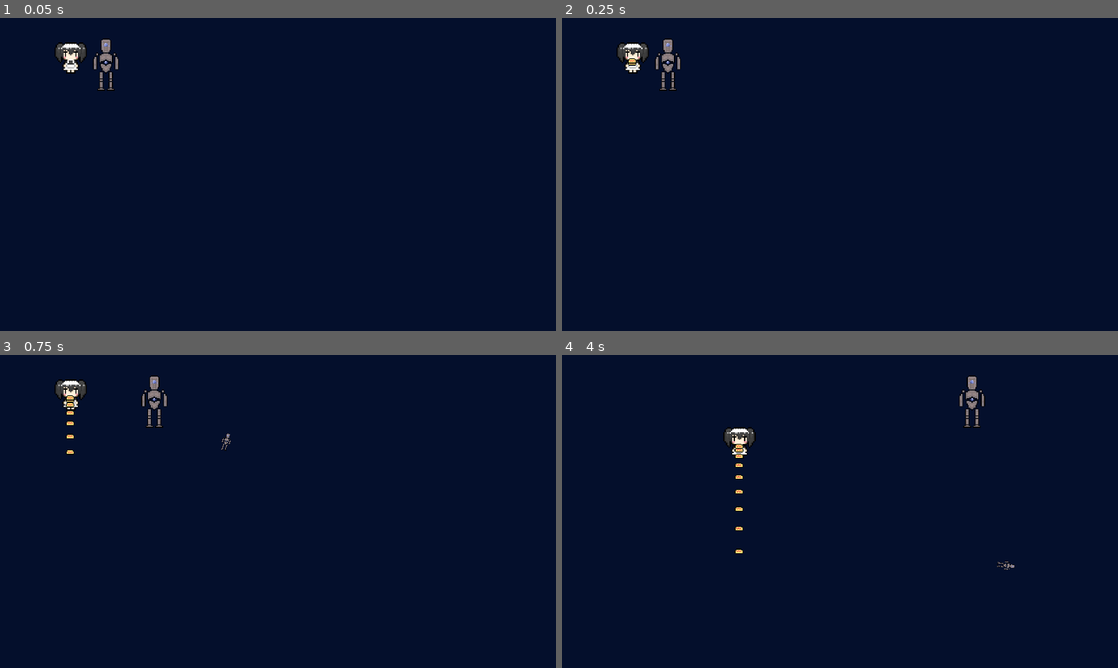
Above: before the commit, frames 1-4 (two rows, left to right).
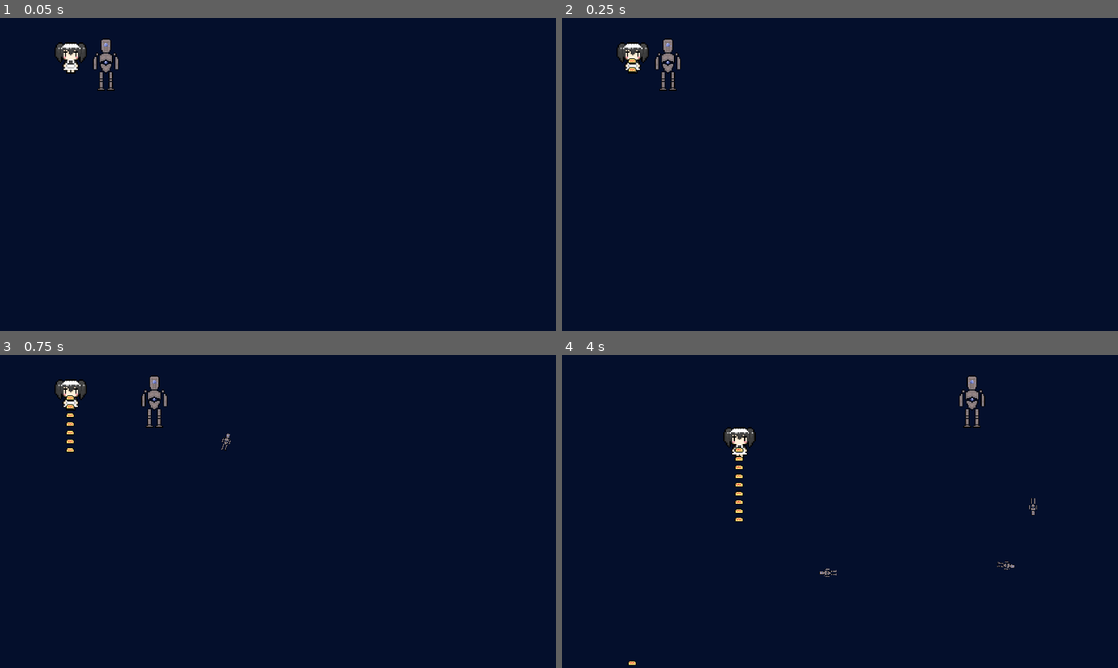
Above: after the commit, the same moments.

Repository: DIceEvYo/LeftToProtect
Game: Godot game, scene res://node_2d.tscn
Same seed, same stepped clock (60 frames per second), same inputs: the game is played once before the commit and once after it.
Inputs (mouse positions are in pixels of both pictures, inside the frame that each line leads up to):
- Up to frame 1 (0.05 s): no input
- Up to frame 2 (0.25 s): no input
- Up to frame 3 (0.75 s): tap Enter at 0.5 s; move the mouse to (400, 495) at 0.52 s; hold Right (right) from 0.53 s (still down); tap Space (shoot) at 0.6 s
- Up to frame 4 (4 s): tap 4 (heat_seeking_golems, bound only after the commit) at 0.8, 1.35 s; move the mouse to (728, 527) at 1.27 s; release Right (right) at 1.28 s; hold Down (down) 1.28-2.03 s; tap 1 (shield, bound only after the commit) at 1.55, 2.1 s; move the mouse to (895, 442) at 2.02 s; hold Right (right) 2.03-2.78 s; tap 3 (spawn_golems, bound only after the commit) at 2.3, 2.85 s; move the mouse to (812, 574) at 2.77 s; hold Up (up) 2.78-3.53 s; tap 2 (spinning_bullet, bound only after the commit) at 3.05, 3.6 s; move the mouse to (1006, 558) at 3.52 s; hold Left (left) from 3.53 s (still down); tap Space (shoot) at 3.8 s

Frame 1 is identical in both runs. In frame 2, less than 0.1% of the frame differs, in the area x 11-14%, y 14-18%; in frame 3, 0.2%; in frame 4, 0.4%, in the area x 11-86%, y 28-100%.

Commit message:
Shield and spinning attack developed.

Diff:
--- a/Maid/MaidBullet.tscn
+++ b/Maid/MaidBullet.tscn
@@ -16,6 +16,9 @@
 
 [sub_resource type="RectangleShape2D" id="RectangleShape2D_hwnac"]
 size = Vector2(10, 6)
+
+[sub_resource type="RectangleShape2D" id="RectangleShape2D_m52cg"]
+size = Vector2(30, 18)
 
 [node name="MaidBullet" type="RigidBody2D"]
 collision_layer = 16
@@ -33,3 +36,9 @@
 [node name="CollisionShape2D" type="CollisionShape2D" parent="."]
 scale = Vector2(3, 3)
 shape = SubResource("RectangleShape2D_hwnac")
+
+[node name="Area2D" type="Area2D" parent="."]
+collision_layer = 16
+
+[node name="CollisionShape2D" type="CollisionShape2D" parent="Area2D"]
+shape = SubResource("RectangleShape2D_m52cg")
--- a/Maid/Scripts/maid.gd
+++ b/Maid/Scripts/maid.gd
@@ -91,16 +91,20 @@
 	get_tree().reload_current_scene()
 
 
-func take_damage() -> void:
-	health -= 10
+func take_damage( value : int ) -> void:
+	print(value)
+	health -= value
+
+	if health <= 0:
+		kill()
 
 
 
 func _on_area_2d_body_entered(body: Node2D) -> void:
-	if "Bullet" == body.name:
+	if "Bullet" in body.name:
 
 		# Reduce health.
-		take_damage()
+		take_damage(10)
 
 	# Calls for player to take damage.
 	elif "Player" == body.name:
--- /dev/null
+++ b/Player/Scripts/SpinningGolemBullet.gd
@@ -0,0 +1,45 @@
+extends RigidBody2D
+
+var bullet_speed : int = 1000
+var direction = Vector2.ZERO
+var spinning_multiplier : int = 0
+
+# Called when the node enters the scene tree for the first time.
+func _ready() -> void:
+	$AnimatedSprite2D.play("spinning_golem_bullet")
+	# Initial velocity.
+	linear_velocity = direction * bullet_speed
+	# Gravity bye-bye.
+	gravity_scale = 0
+	# Sets rotation to match movement direction.
+	#rotation = direction.angle()
+
+
+# Called every frame. 'delta' is the elapsed time since the previous frame.
+func _process( delta: float ) -> void:
+	position += direction * bullet_speed * delta
+
+	if !get_viewport_rect().has_point(position):
+		queue_free()
+
+
+func _physics_process( delta : float ) -> void:
+	# Keeps bullet moving.
+	linear_velocity = direction * bullet_speed
+
+
+# Checks if maid or maid bullet enters.
+func _on_area_2d_area_entered(area: Area2D) -> void:
+	# If it was maid bullet, removes it from sight and increase size.
+	if "Body" in area.get_parent().name:
+		area.get_parent().visible = false
+		area.queue_free()
+		spinning_multiplier += 1
+		$AnimatedSprite2D.scale.x *= 1.2
+		$AnimatedSprite2D.scale.y *= 1.2
+		$CollisionShape2D.scale.x *= 1.2
+		$CollisionShape2D.scale.y *= 1.2
+
+	# If maid, deals damage.
+	elif "Maid" == area.get_parent().name:
+		area.get_parent().take_damage(spinning_multiplier * 10)
--- a/Player/Scripts/player.gd
+++ b/Player/Scripts/player.gd
@@ -10,10 +10,24 @@
 
 # Player stats
 var health = 50
+var invincible = false
+
+########################### Player abilities.
+# 1. Shield. Blocks one hit. 5 second cooldown.
 var shield_active = false
-var invincible = false
-
-# Bullet-related information perhaps
+var shield_cooldown = false
+
+# 2. Spinning Golem bullet. Comes out spinning, every enemy bullet it hits increases its size.
+var spinning_bullet = preload("res://Player/SpinningPlayerBullet.tscn")
+var spinning_bullet_cooldown = false
+
+# 3. Spawn Golem 'Power Rangers.' Load five different-colored Golem sprites to reuse code. Have them slowly advance towards enemy and shoot.
+
+
+# 4. Heat-seeking baby-golems that blow up and do damage on contact.
+
+
+# Bullet-related information. Perhaps have mode where shoot rapid fast or accurate slow.
 var bullet_speed : int = 1000
 var bullet = preload("res://Player/bullet.tscn")
 
@@ -42,8 +56,23 @@
 
 # The physics part of game.
 func _physics_process(delta):
+	# Shoots bullet if player presses space or LMB.
 	if Input.is_action_just_pressed("shoot"):
-		fire()
+		fire("shoot")
+
+	# Activates shield if player presses E.
+	if Input.is_action_just_pressed("shield"):
+		shield()
+
+	if Input.is_action_just_pressed("spinning_bullet"):
+		fire("spinning_bullet")
+
+	if Input.is_action_just_pressed("spawn_golems"):
+		pass
+
+	if Input.is_action_just_pressed("heat_seeking_golems"):
+		pass
+
 	move_and_slide()
 
 
@@ -79,7 +108,6 @@
 	# animation_player is what we want played, so we call the play() function, and it plays the
 	# specified animation, in this case being "idle_down/up/side"
 	animation_player.play(state + "_" + AnimDirection())
-	pass
 
 
 # Function allows for dynamic change of direction.
@@ -94,9 +122,16 @@
 
 
 # Player shoots. Sends projectile.
-func fire():
-	# New bullet
-	var bullet_instance = bullet.instantiate()
+func fire( attack : String ):
+	var bullet_instance
+
+	if attack == "shoot":
+		# New regular bullet.
+		bullet_instance = bullet.instantiate()
+
+	elif attack == "spinning_bullet":
+		# New spinning bullet.
+		bullet_instance = spinning_bullet.instantiate()
 
 	# Calculates direction of mouse position.
 	var target_position = get_global_mouse_position()
@@ -106,11 +141,40 @@
 	bullet_instance.position = position
 	get_parent().add_child(bullet_instance)
 
-
-# Golem second ability. Creates sheild that blocks one attack. Destroyed afterwards. Can take 3-5 seconds to create another.
+	return
+
+
+######### Golem first ability. Creates sheild that blocks one attack. Destroyed afterwards. Can take 3-5 seconds to create another.
 func shield() -> void:
+	if shield_cooldown:
+		print("Shield on cooldown.")
+		return
+
+	shield_active = true
+	shield_cooldown = true
+	print("Shield activated.")
+	get_node("Shield_Cooldown_Timer").start()
+	return
+
+
+func _on_shield_cooldown_timer_timeout() -> void:
+	# Cooldown is 5 seconds.
+	shield_cooldown = false
+	print("Shield ready.")
+	return
+
+
+######## Golem second ability. A spinning golem bullet is shot, and grows bigger the more enemy bullets it absorbs.
+func spinning_golem_bullet() -> void:
+	fire("spinning_bullet")
+
+
+######## Golem third ability. 'Power ranger golems'. On use, spawns several golemns to fight alongside you.
+func golem_spawn() -> void:
 	pass
 
+
+######## Golem fourth ability. Heat-seekers. Several shot out and move towards enemy. On contact, blows up and damages them.
 
 # Called when player is hita. Stays invincible for a bit.
 func invincibility_frame() -> void:
--- /dev/null
+++ b/Player/SpinningPlayerBullet.tscn
@@ -0,0 +1,61 @@
+[gd_scene load_steps=9 format=3 uid="uid://beohtq5vcsqgb"]
+
+[ext_resource type="Script" path="res://Player/Scripts/SpinningGolemBullet.gd" id="1_3fof4"]
+[ext_resource type="Texture2D" uid="uid://c7hss1ojutfmy" path="res://Player/Sprites/GolemSprite-0001.png" id="2_wwt7t"]
+[ext_resource type="Texture2D" uid="uid://4rfn5rh75w54" path="res://Player/Sprites/GolemSprite-0002.png" id="3_v8rm6"]
+[ext_resource type="Texture2D" uid="uid://cg7e0qnf6b3h5" path="res://Player/Sprites/GolemSprite-0003.png" id="4_gjyxk"]
+[ext_resource type="Texture2D" uid="uid://chqosk2qlp7pk" path="res://Player/Sprites/GolemSprite-0004.png" id="5_4jcji"]
+
+[sub_resource type="RectangleShape2D" id="RectangleShape2D_sl6qv"]
+size = Vector2(61, 62)
+
+[sub_resource type="SpriteFrames" id="SpriteFrames_rrhcq"]
+animations = [{
+"frames": [],
+"loop": true,
+"name": &"default",
+"speed": 5.0
+}, {
+"frames": [{
+"duration": 0.1,
+"texture": ExtResource("2_wwt7t")
+}, {
+"duration": 0.1,
+"texture": ExtResource("3_v8rm6")
+}, {
+"duration": 0.1,
+"texture": ExtResource("4_gjyxk")
+}, {
+"duration": 0.1,
+"texture": ExtResource("5_4jcji")
+}],
+"loop": true,
+"name": &"spinning_golem_bullet",
+"speed": 60.0
+}]
+
+[sub_resource type="RectangleShape2D" id="RectangleShape2D_fygim"]
+size = Vector2(61, 62)
+
+[node name="SpinningPlayerBullet" type="RigidBody2D"]
+collision_layer = 4
+collision_mask = 24
+script = ExtResource("1_3fof4")
+
+[node name="CollisionShape2D" type="CollisionShape2D" parent="."]
+position = Vector2(-0.5, 0)
+shape = SubResource("RectangleShape2D_sl6qv")
+
+[node name="AnimatedSprite2D" type="AnimatedSprite2D" parent="."]
+sprite_frames = SubResource("SpriteFrames_rrhcq")
+animation = &"spinning_golem_bullet"
+
+[node name="Area2D" type="Area2D" parent="."]
+collision_layer = 4
+collision_mask = 24
+
+[node name="CollisionShape2D" type="CollisionShape2D" parent="Area2D"]
+position = Vector2(-0.5, 0)
+shape = SubResource("RectangleShape2D_fygim")
+
+[connection signal="area_entered" from="Area2D" to="." method="_on_area_2d_area_entered"]
--- a/Player/bullet.tscn
+++ b/Player/bullet.tscn
@@ -4,7 +4,7 @@
 [ext_resource type="Script" path="res://Player/Scripts/PlayerBullet.gd" id="1_xwlmo"]
 
 [sub_resource type="RectangleShape2D" id="RectangleShape2D_mopg8"]
-size = Vector2(32, 59)
+size = Vector2(32, 61)
 
 [node name="Bullet" type="RigidBody2D"]
 collision_layer = 4
--- a/Player/player.tscn
+++ b/Player/player.tscn
@@ -5,6 +5,10 @@
 [ext_resource type="Script" path="res://Player/Scripts/state_idle.gd" id="3_6s2qx"]
 [ext_resource type="Script" path="res://Player/Scripts/player_state_machine.gd" id="3_jk55v"]
 [ext_resource type="Script" path="res://Player/Scripts/state_walk.gd" id="4_rcqbb"]
+
+[sub_resource type="CapsuleShape2D" id="CapsuleShape2D_ascc1"]
+radius = 15.0
+height = 60.0
 
 [sub_resource type="Animation" id="Animation_3jnvy"]
 length = 0.001
@@ -138,12 +142,13 @@
 radius = 45.0
 height = 180.0
 
-[sub_resource type="CapsuleShape2D" id="CapsuleShape2D_ascc1"]
-radius = 15.0
-height = 60.0
-
 [node name="Player" type="CharacterBody2D"]
 script = ExtResource("1_cbm76")
+
+[node name="CollisionShape2D" type="CollisionShape2D" parent="."]
+position = Vector2(0, -20)
+scale = Vector2(3, 3)
+shape = SubResource("CapsuleShape2D_ascc1")
 
 [node name="Player" type="Area2D" parent="."]
 collision_layer = 2
@@ -177,10 +182,10 @@
 wait_time = 3.0
 one_shot = true
 
-[node name="CollisionShape2D" type="CollisionShape2D" parent="."]
-position = Vector2(0, -20)
-scale = Vector2(3, 3)
-shape = SubResource("CapsuleShape2D_ascc1")
+[node name="Shield_Cooldown_Timer" type="Timer" parent="."]
+wait_time = 5.0
+one_shot = true
 
 [connection signal="body_entered" from="Player" to="." method="_on_player_body_entered"]
 [connection signal="timeout" from="Invincible_Frame_Timer" to="." method="_on_invincible_frame_timer_timeout"]
+[connection signal="timeout" from="Shield_Cooldown_Timer" to="." method="_on_shield_cooldown_timer_timeout"]
--- a/project.godot
+++ b/project.godot
@@ -12,7 +12,7 @@
 
 config/name="LeftToProtect"
 run/main_scene="res://node_2d.tscn"
-config/features=PackedStringArray("4.2", "GL Compatibility")
+config/features=PackedStringArray("4.3", "GL Compatibility")
 config/icon="res://icon.svg"
 
 [display]
@@ -27,31 +27,52 @@
 
 up={
 "deadzone": 0.5,
-"events": [Object(InputEventKey,"resource_local_to_scene":fa …(175 unchanged characters)… ode":4194320,"key_label":0,"unicode":0,"echo":false,"script":null)
-, Object(InputEventKey,"resource_local_to_scene":false,"reso …(163 unchanged characters)… eycode":87,"key_label":0,"unicode":119,"echo":false,"script":null)
+"events": [Object(InputEventKey,"resource_local_to_scene":fa …(175 unchanged characters)… ode":4194320,"key_label":0,"unicode":0,"location":0,"echo":false,"script":null)
+, Object(InputEventKey,"resource_local_to_scene":false,"reso …(163 unchanged characters)… eycode":87,"key_label":0,"unicode":119,"location":0,"echo":false,"script":null)
 ]
 }
 down={
 "deadzone": 0.5,
-"events": [Object(InputEventKey,"resource_local_to_scene":fa …(175 unchanged characters)… ode":4194322,"key_label":0,"unicode":0,"echo":false,"script":null)
-, Object(InputEventKey,"resource_local_to_scene":false,"reso …(163 unchanged characters)… eycode":83,"key_label":0,"unicode":115,"echo":false,"script":null)
+"events": [Object(InputEventKey,"resource_local_to_scene":fa …(175 unchanged characters)… ode":4194322,"key_label":0,"unicode":0,"location":0,"echo":false,"script":null)
+, Object(InputEventKey,"resource_local_to_scene":false,"reso …(163 unchanged characters)… eycode":83,"key_label":0,"unicode":115,"location":0,"echo":false,"script":null)
 ]
 }
 left={
 "deadzone": 0.5,
-"events": [Object(InputEventKey,"resource_local_to_scene":fa …(175 unchanged characters)… ode":4194319,"key_label":0,"unicode":0,"echo":false,"script":null)
-, Object(InputEventKey,"resource_local_to_scene":false,"reso …(162 unchanged characters)… keycode":65,"key_label":0,"unicode":97,"echo":false,"script":null)
+"events": [Object(InputEventKey,"resource_local_to_scene":fa …(175 unchanged characters)… ode":4194319,"key_label":0,"unicode":0,"location":0,"echo":false,"script":null)
+, Object(InputEventKey,"resource_local_to_scene":false,"reso …(162 unchanged characters)… keycode":65,"key_label":0,"unicode":97,"location":0,"echo":false,"script":null)
 ]
 }
 right={
 "deadzone": 0.5,
-"events": [Object(InputEventKey,"resource_local_to_scene":fa …(175 unchanged characters)… ode":4194321,"key_label":0,"unicode":0,"echo":false,"script":null)
-, Object(InputEventKey,"resource_local_to_scene":false,"reso …(163 unchanged characters)… eycode":68,"key_label":0,"unicode":100,"echo":false,"script":null)
+"events": [Object(InputEventKey,"resource_local_to_scene":fa …(175 unchanged characters)… ode":4194321,"key_label":0,"unicode":0,"location":0,"echo":false,"script":null)
+, Object(InputEventKey,"resource_local_to_scene":false,"reso …(163 unchanged characters)… eycode":68,"key_label":0,"unicode":100,"location":0,"echo":false,"script":null)
 ]
 }
 shoot={
 "deadzone": 0.5,
-"events": [Object(InputEventKey,"resource_local_to_scene":fa …(171 unchanged characters)… keycode":32,"key_label":0,"unicode":32,"echo":false,"script":null)
+"events": [Object(InputEventKey,"resource_local_to_scene":fa …(171 unchanged characters)… keycode":32,"key_label":0,"unicode":32,"location":0,"echo":false,"script":null)
+, Object(InputEventMouseButton,"resource_local_to_scene":false,"resource_name":"","device":-1,"window_id":0,"alt_pressed":false,"shift_pressed":false,"ctrl_pressed":false,"meta_pressed":false,"button_mask":1,"position":Vector2(121, 9),"global_position":Vector2(130, 55),"factor":1.0,"button_index":1,"canceled":false,"pressed":true,"double_click":false,"script":null)
+]
+}
+shield={
+"deadzone": 0.5,
+"events": [Object(InputEventKey,"resource_local_to_scene":false,"resource_name":"","device":-1,"window_id":0,"alt_pressed":false,"shift_pressed":false,"ctrl_pressed":false,"meta_pressed":false,"pressed":false,"keycode":0,"physical_keycode":49,"key_label":0,"unicode":49,"location":0,"echo":false,"script":null)
+]
+}
+spinning_bullet={
+"deadzone": 0.5,
+"events": [Object(InputEventKey,"resource_local_to_scene":false,"resource_name":"","device":-1,"window_id":0,"alt_pressed":false,"shift_pressed":false,"ctrl_pressed":false,"meta_pressed":false,"pressed":false,"keycode":0,"physical_keycode":50,"key_label":0,"unicode":50,"location":0,"echo":false,"script":null)
+]
+}
+spawn_golems={
+"deadzone": 0.5,
+"events": [Object(InputEventKey,"resource_local_to_scene":false,"resource_name":"","device":-1,"window_id":0,"alt_pressed":false,"shift_pressed":false,"ctrl_pressed":false,"meta_pressed":false,"pressed":false,"keycode":0,"physical_keycode":51,"key_label":0,"unicode":51,"location":0,"echo":false,"script":null)
+]
+}
+heat_seeking_golems={
+"deadzone": 0.5,
+"events": [Object(InputEventKey,"resource_local_to_scene":false,"resource_name":"","device":-1,"window_id":0,"alt_pressed":false,"shift_pressed":false,"ctrl_pressed":false,"meta_pressed":false,"pressed":false,"keycode":0,"physical_keycode":52,"key_label":0,"unicode":52,"location":0,"echo":false,"script":null)
 ]
 }
 
Not shown: 1 places in Ghost/Scenes/Bullets/GhostOrb.tscn that only renumber resources
Not shown: 1 places in Maid/MaidBullet.tscn that only renumber resources
Binary file changed: Player/Sprites/GolemSprite-0001.png
Binary file added: Player/Sprites/GolemSprite-0002.png
Binary file added: Player/Sprites/GolemSprite-0003.png
Binary file added: Player/Sprites/GolemSprite-0004.png
Not shown: 1 places in node_2d.tscn that only renumber resources
